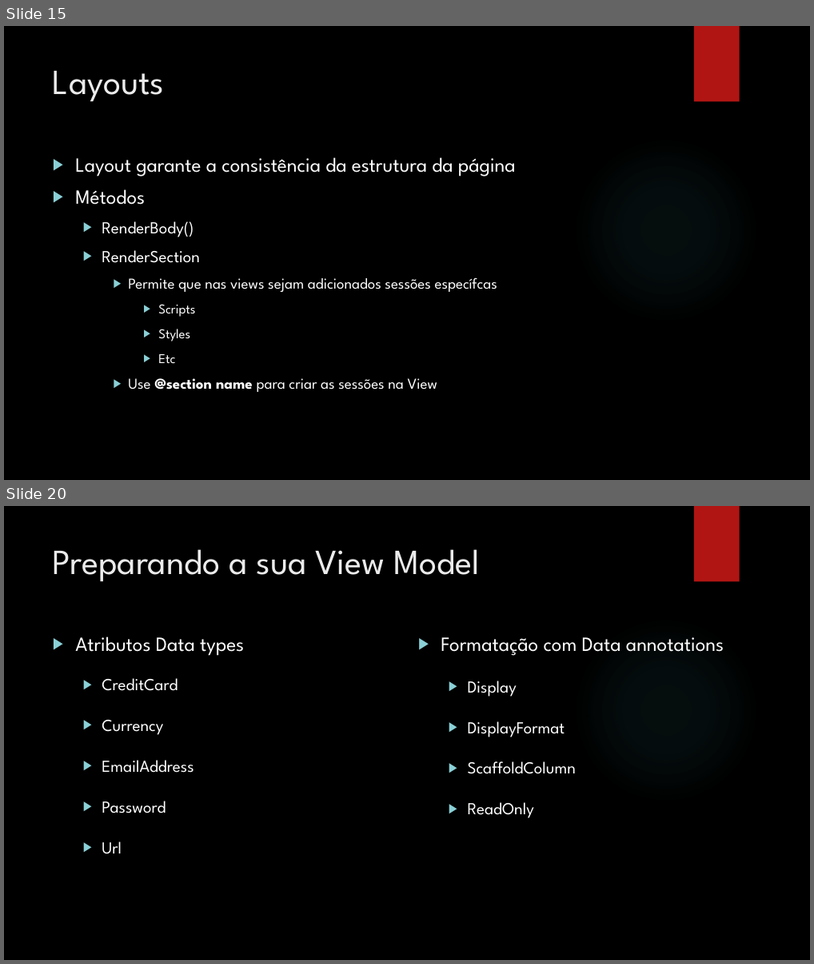
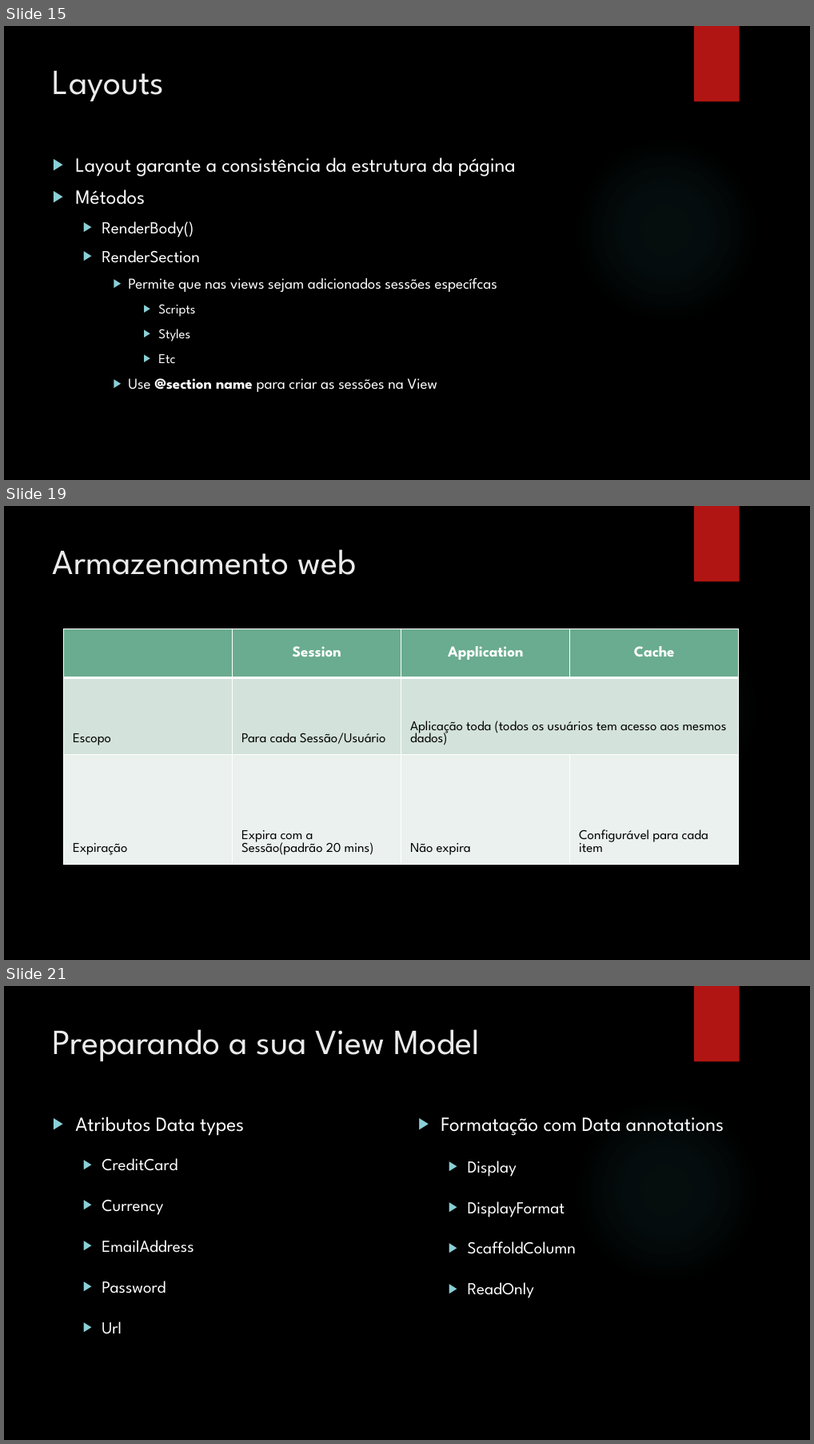
Before and after one commit to leolana/AspnetMvcLab, a slide deck: Presentation/AspNetMvc.pptx. Shown one above the other, each under a label of ours: slides 15 and 20 before the commit, slides 15, 19 and 21 after it; the slides between them are not shown. The pictures are 814x964 and 814x1444 pixels, drawn with LibreOffice and Linux fonts; fonts in the diff are those of the drawing; background and template pictures are left out. Boxes give left, top, right and bottom in pixels: in the first picture for what was removed or moved away, otherwise in the second. Text is boxed around its words. In the diff, an @@ line names an element or a change of style, - is before the commit and + after.

```diff
--- a/Presentation/AspNetMvc.pptx
+++ b/Presentation/AspNetMvc.pptx
@@ slide 19 added at [4,506,810,960], background picture (left out); not listed: 2 template elements that a slide beside it also shows @@
@@ title added at [53,549,356,575], 42 pt, text #EBEBEB @@
+Armazenamento web
@@ table added at [64,629,739,864], 3 rows, 4 columns @@
+ | Session | Application | Cache
+Escopo | Para cada Sessão/Usuário | Aplicação toda (todos os usuários tem acesso aos mesmos dados) | 
+Expiração | Expira com a Sessão(padrão 20 mins) | Não expira | Configurável para cada item
@@ what was slide 20 is now slide 21 @@
```
Also in this commit, not shown: 6 slides changed, 1 other slide added.
